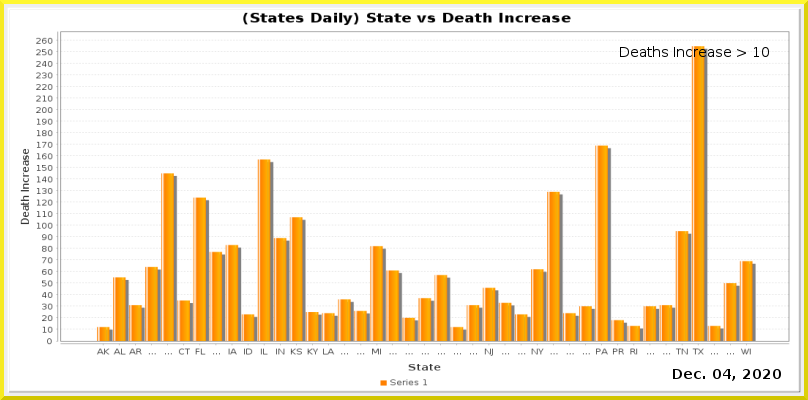
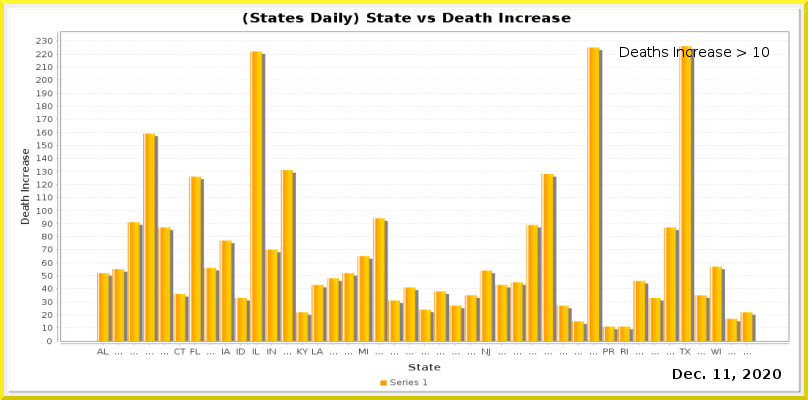
Layer changes from the first w=808, h=400 image to the second:
painted on "Current Date" over [713,369,731,379]
painted on "Date_vs_TestIncrease.png" over [36,37,789,386]
